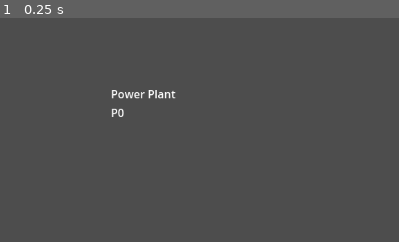
Above: before the commit, frame 1.
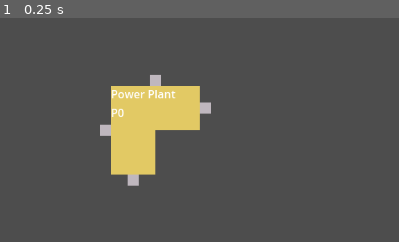
Above: after the commit, the same moment.

Repository: juhanikat/mothership
Game: Godot game, scene res://scenes/main.tscn
The game is run twice, just before and just after one commit, with the same random seed, the same clock (stepped at 60 frames per second) and the same inputs.
Inputs:
- Up to frame 1 (0.25 s): no input
The pictures show only the part of the screen within x 0-50%, y 10-59%; the shares and areas given below are measured in that part.

The runs differ from the first frame. In frame 1, 7.1% of the frame differs, in the area x 25-53%, y 25-75%.

Commit message:
add colors for rooms

Diff:
--- a/RoomData.gd
+++ b/RoomData.gd
@@ -8,6 +8,8 @@
 
 enum RoomShape {LShape, SquareShape}
 enum RoomType {COMMAND_ROOM, POWER_PLANT, CREW_QUARTERS}
+
+const room_colors = [Color("ff5a55"), Color("77a6fb"), Color("e2c964")]
 
 
 ## TODO: Use classes instead of dicts here to get autocomplete?
--- a/scenes/connector.gd
+++ b/scenes/connector.gd
@@ -5,10 +5,19 @@
 @export var collision_polygon: CollisionPolygon2D
 @export var nav_region: NavigationRegion2D
 
+@export var texture_polygon: Polygon2D
+var connector_color = Color("bfb7be")
+
 
 
 func _ready() -> void:
 	create_navigation_polygon()
+	create_texture()
+
+
+func create_texture() -> void:
+	texture_polygon.polygon = collision_polygon.polygon
+	texture_polygon.color = connector_color
 
 
 func create_navigation_polygon() -> void:
@@ -19,6 +28,7 @@
 	nav_region.navigation_polygon = new_nav_polygon
 	nav_region.bake_navigation_polygon()
 
+
 func delete_navigation_region() -> void:
 	nav_region.queue_free()
 
@@ -26,6 +36,7 @@
 func connected_to() -> Variant:
 	## Returns the connector that is connected to this one (both connectors must
 	## fully overlap, or null otherwise.
+	## Idk if this is used for anything at the moment.
 	for connector: Connector in get_tree().get_nodes_in_group("Connector"):
 		if connector == self:
 			continue
--- a/scenes/connector.tscn
+++ b/scenes/connector.tscn
@@ -1,13 +1,17 @@
 [gd_scene load_steps=2 format=3 uid="uid://bj8pqne0ixkqs"]
 
-[ext_resource type="Script" path="res://scenes/connector.gd" id="1_ti7c2"]
+[ext_resource type="Script" uid="uid://cilnba8yxxsj2" path="res://scenes/connector.gd" id="1_ti7c2"]
 
-[node name="Connector" type="Area2D" node_paths=PackedStringArray("collision_polygon", "nav_region") groups=["Connector"]]
+[node name="Connector" type="Area2D" node_paths=PackedStringArray("collision_polygon", "nav_region", "texture_polygon") groups=["Connector"]]
 script = ExtResource("1_ti7c2")
 collision_polygon = NodePath("CollisionPolygon2D")
 nav_region = NodePath("NavigationRegion2D")
+texture_polygon = NodePath("TexturePolygon")
 
 [node name="CollisionPolygon2D" type="CollisionPolygon2D" parent="."]
 polygon = PackedVector2Array(-8, -8, -8, 8, 8, 8, 8, -8)
 
 [node name="NavigationRegion2D" type="NavigationRegion2D" parent="."]
+
+[node name="TexturePolygon" type="Polygon2D" parent="."]
+color = Color(0.747857, 0.719012, 0.743748, 1)
--- a/scenes/room.gd
+++ b/scenes/room.gd
@@ -7,6 +7,7 @@
 @export var room_info: Control
 @export var room_name_label: RichTextLabel
 @export var power_usage_label: RichTextLabel
+@export var texture_polygon: Polygon2D
 
 @export var nav_region: NavigationRegion2D
 @export var nav_agent: NavigationAgent2D
@@ -61,6 +62,11 @@
 			room_shapes[RoomShape.SquareShape] = room_shape.polygon
 
 	polygon.polygon = room_shapes[_shape]
+
+	# shapes the texture (Polygon2D) according to the room's shape,
+	# and colors it randomly.
+	# Replace this when creating actual textures for rooms.
+	create_texture()
 
 	# creates and shapes the NavigationRegion for the room.
 	create_navigation_region()
@@ -103,9 +109,6 @@
 		rotation_degrees = target_rotation
 
 
-
-
-
 func create_clickable_area() -> void:
 	var area = Area2D.new()
 	var collision = CollisionShape2D.new()
@@ -152,6 +155,11 @@
 	new_nav_polygon.add_outline(room_shapes[_shape])
 	nav_region.navigation_polygon = new_nav_polygon
 	nav_region.bake_navigation_polygon()
+
+
+func create_texture() -> void:
+	texture_polygon.polygon = polygon.polygon
+	texture_polygon.color = RoomData.room_colors.pick_random()
 
 
 func get_own_connectors() -> Array[Area2D]:
--- a/scenes/room.tscn
+++ b/scenes/room.tscn
@@ -1,17 +1,23 @@
 [gd_scene load_steps=2 format=3 uid="uid://b5dj4e3qdd2f6"]
 
-[ext_resource type="Script" path="res://scenes/room.gd" id="1_36trf"]
+[ext_resource type="Script" uid="uid://bniolhgkcwsnj" path="res://scenes/room.gd" id="1_36trf"]
 
-[node name="Room" type="Node2D" node_paths=PackedStringArray("room_info", "room_name_label", "power_usage_label", "nav_region", "nav_agent", "room_area", "polygon", "all_room_shapes") groups=["Room", "RoomArea"]]
+[node name="Room" type="Node2D" node_paths=PackedStringArray("room_info", "room_name_label", "power_usage_label", "texture_polygon", "nav_region", "nav_agent", "room_area", "polygon", "all_room_shapes") groups=["Room", "RoomArea"]]
 script = ExtResource("1_36trf")
 room_info = NodePath("Info")
 room_name_label = NodePath("Info/RoomName")
 power_usage_label = NodePath("Info/PowerUsage")
+texture_polygon = NodePath("TexturePolygon")
 nav_region = NodePath("NavigationRegion2D")
 nav_agent = NodePath("Node2D/NavigationAgent2D")
 room_area = NodePath("RoomArea")
 polygon = NodePath("RoomArea/Polygon")
 all_room_shapes = NodePath("AllRoomShapes")
+
+[node name="TexturePolygon" type="Polygon2D" parent="."]
+color = Color(0.884932, 0.78636, 0.391851, 1)
+polygon = PackedVector2Array(-472, -25, -221, -28, -235, 58)
+uv = PackedVector2Array(-472, -25, -221, -28, -235, 58)
 
 [node name="Info" type="VBoxContainer" parent="."]
 offset_right = 100.0
